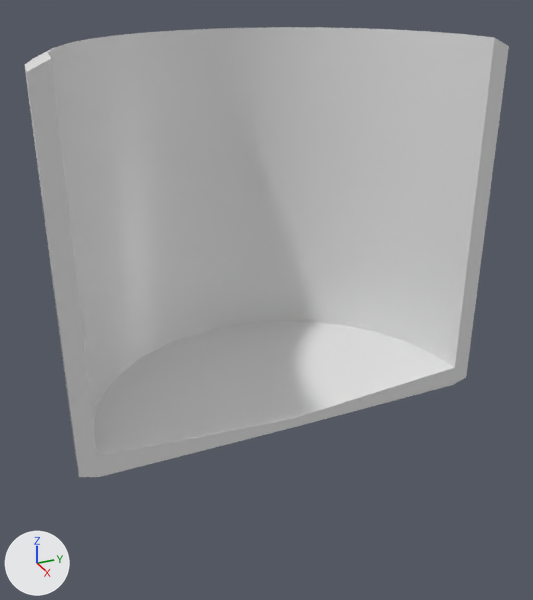
A saved change to the FBX model Assets/Models/insulator_half.fbx.
The view is the same before and after, from a 50 mm camera at (0.271, -0.136, 0.295) aimed at (-0.001, -0.014, 0.159). The lights are fixed; the arrows at lower left show +X, +Y and +Z. Where no turn or scale is listed for an object, it has been applied to the vertices.

Names of what the first picture shows: 'insulator half'.
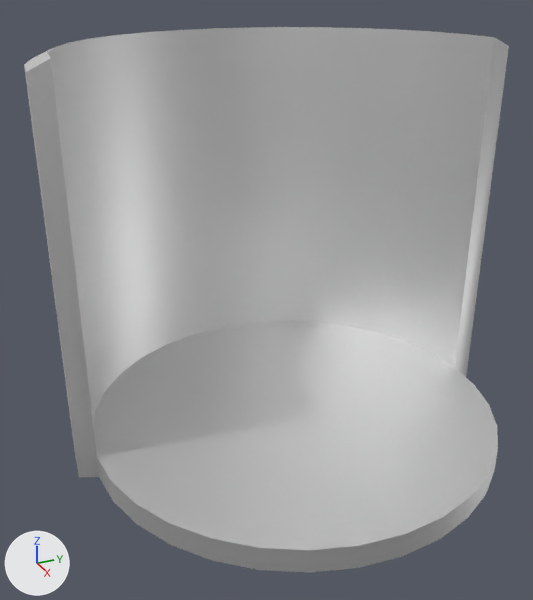
Location of each change, (x1, y1, x2, y2) in pixels of the pictures (533 x 600 px):
'insulator half', reshaped (21% taller)
    before: (25, 27, 509, 477)
    after: (24, 27, 509, 573)
part 1 of me_cube_058, built on
    before: (97, 368, 455, 477)
    after: (97, 368, 498, 573)

The change in detail:
Material 'Material.154' (mat_material_154) is new.
Its base color is (0.8, 0.8, 0.8) (white #e7e7e7).
Its metallic is 1.0.
Its roughness is 0.553.
me_cube_058 is used by ob_insulator_half; location (0.0, 0.0, 0.0).
me_cube_058 had 87 vertices, 102 faces and spanned x -0.104..0.0, y -0.104..0.104, z 0.088..0.265.
me_cube_058 no longer uses material mat_material_134 (white #e7e7e7).
me_cube_058 now has 117 vertices, 148 faces and spans x -0.104..0.095, y -0.104..0.104, z 0.088..0.265.
Part 1, on me_cube_058:
2 faces are deleted.
15 vertices are added at x 0.019..0.095, y -0.093..0.093, z 0.089.
15 new vertices lie (0.0, 0.0, 0.011) away from vertices in x 0.019..0.095, y -0.093..0.093, z 0.089.
48 new faces join them.
me_cube_058 now uses material mat_material_154 (white #e7e7e7).
